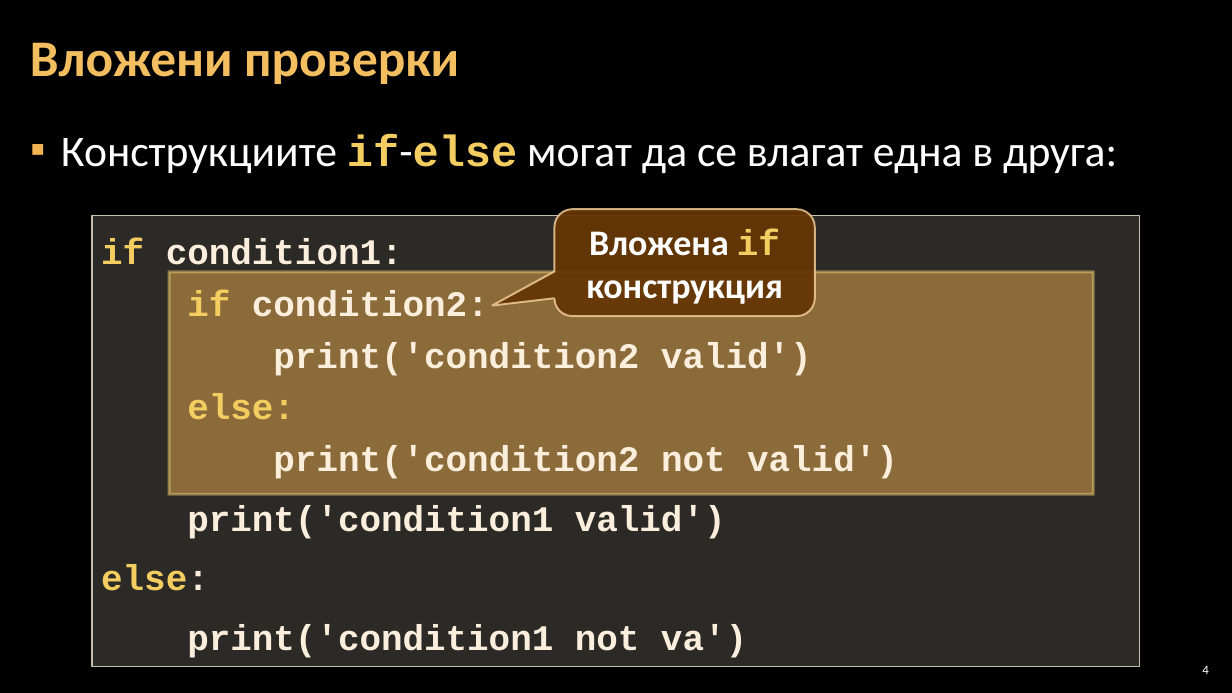
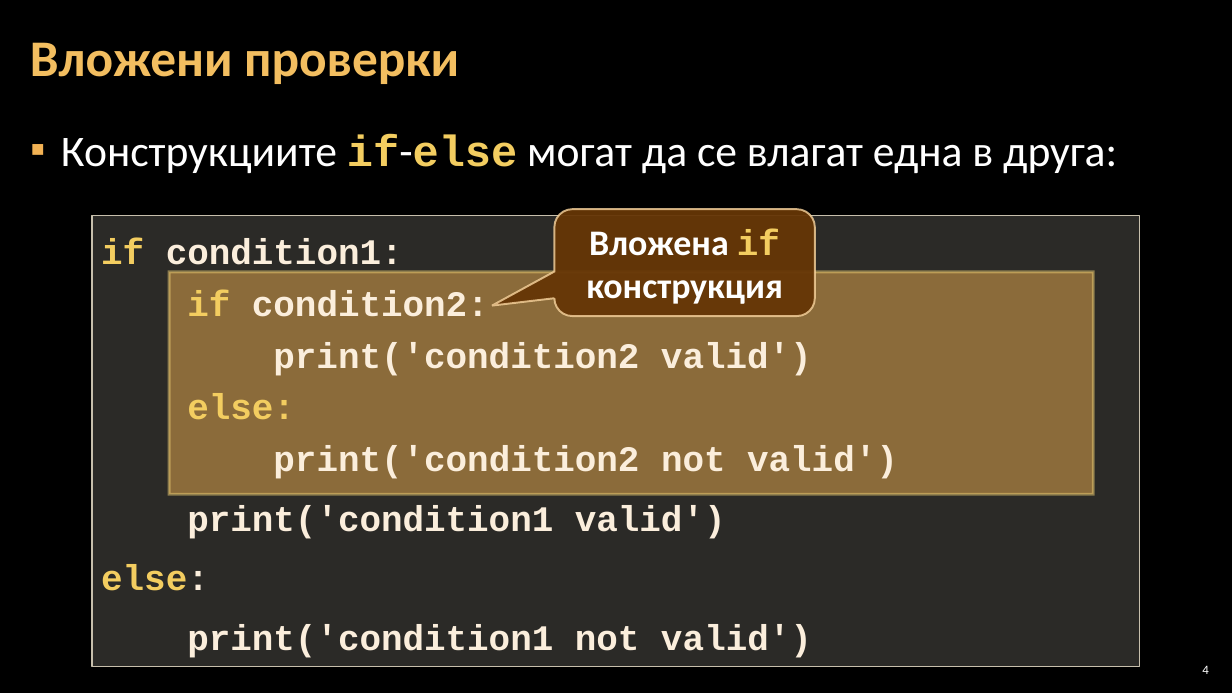
Before and after one commit to Software-University/Python-Basics, a slide deck: slide 4 of 4. Complex-Conditions/4. Complex-Conditions.pptx. Drawn at 1232x693 pixels with LibreOffice and Linux fonts; fonts in the diff are those of the drawing; background and template pictures are left out. Boxes give left, top, right and bottom in pixels: in the first picture for what was removed or moved away, otherwise in the second. Text is boxed around its words. In the diff, an @@ line names an element or a change of style, - is before the commit and + after.

```diff
--- a/4. Complex-Conditions/4. Complex-Conditions.pptx
+++ b/4. Complex-Conditions/4. Complex-Conditions.pptx
@@ text in rectangle at bbox=[187, 624, 812, 658]: text changed @@
-print('condition1 not va')
+print('condition1 not valid')
```
Also in this commit, not shown: 3 other files.
